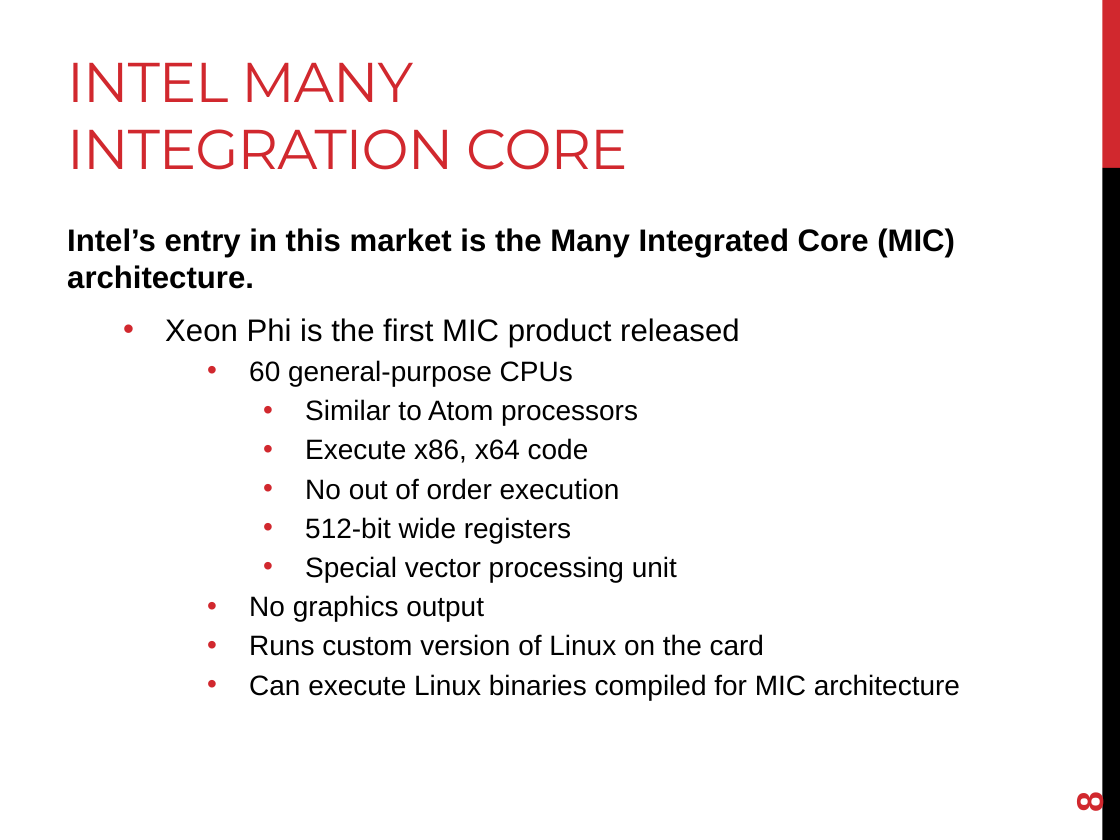
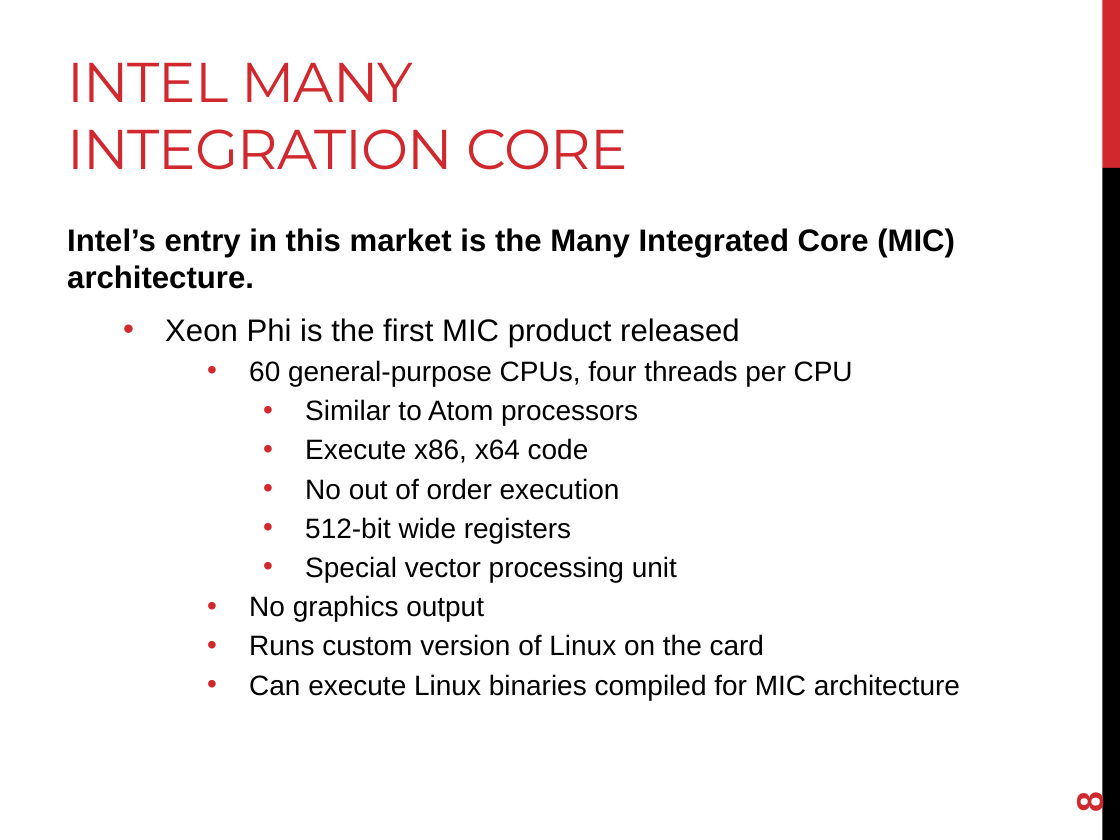
Before and after one commit to joshpeterson/DevelopingConcurrentSoftware, a slide deck: slide 8 of Lectures/Hybrid Concurrency/Hybrid Concurrency.pptx. Drawn at 1120x840 pixels with LibreOffice and Linux fonts; fonts in the diff are those of the drawing. Boxes give left, top, right and bottom in pixels: in the first picture for what was removed or moved away, otherwise in the second. Text is boxed around its words. In the diff, an @@ line names an element or a change of style, - is before the commit and + after.

```diff
--- a/Lectures/Hybrid Concurrency/Hybrid Concurrency.pptx
+++ b/Lectures/Hybrid Concurrency/Hybrid Concurrency.pptx
@@ text at (x1=249, y1=360, x2=853, y2=386): text changed @@
-    • 60 general-purpose CPUs
+    • 60 general-purpose CPUs, four threads per CPU
```
Also in this commit, not shown: 2 other slides changed, 12 slides added.
